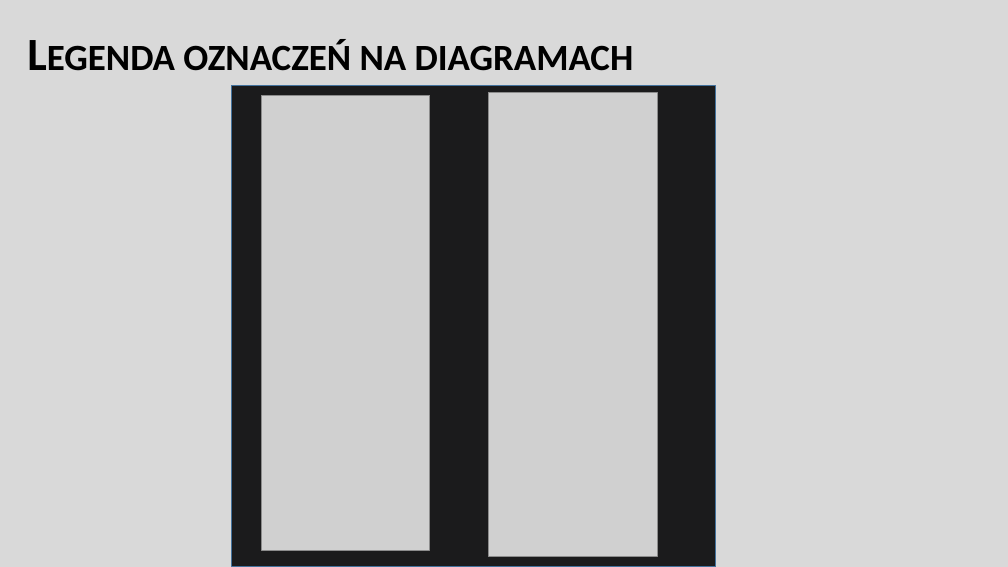
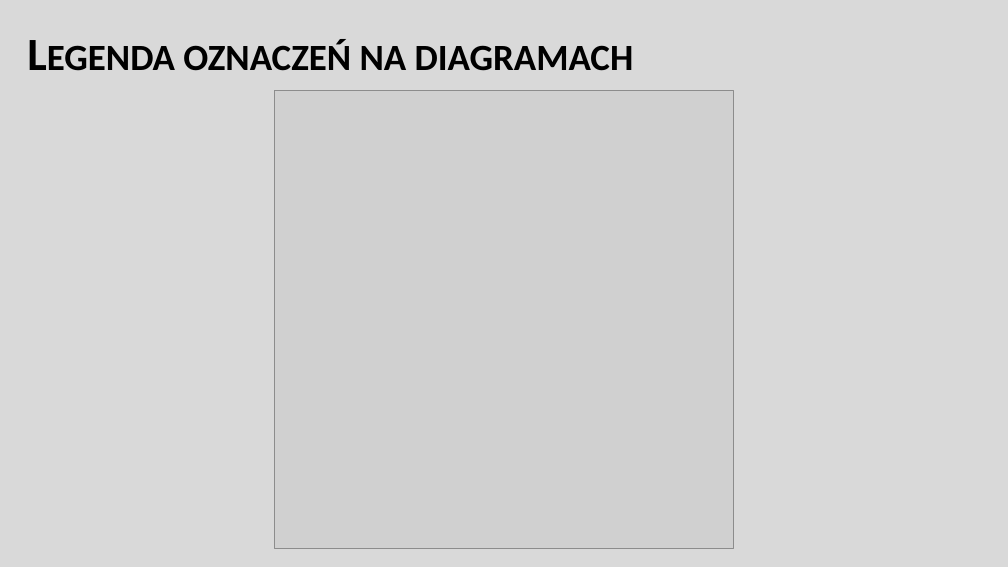
Before and after one commit to adambajguz/MusicPlayer, a slide deck: slide 4 of Documentation - PL/ZTP Dokumentation.pptx. Drawn at 1008x567 pixels with LibreOffice and Linux fonts; fonts in the diff are those of the drawing; grey boxes stand for pictures. Boxes give left, top, right and bottom in pixels: in the first picture for what was removed or moved away, otherwise in the second. Text is boxed around its words. In the diff, an @@ line names an element or a change of style, - is before the commit and + after.

```diff
--- a/Documentation - PL/ZTP Dokumentation.pptx
+++ b/Documentation - PL/ZTP Dokumentation.pptx
@@ rectangle removed at (x1=232, y1=85, x2=716, y2=567) @@
@@ picture removed at (x1=262, y1=95, x2=430, y2=551) @@
@@ picture added at (x1=274, y1=90, x2=734, y2=549) @@
@@ picture removed at (x1=488, y1=92, x2=657, y2=557) @@
```
Also in this commit, not shown: 19 other slides changed, 11 other files.
